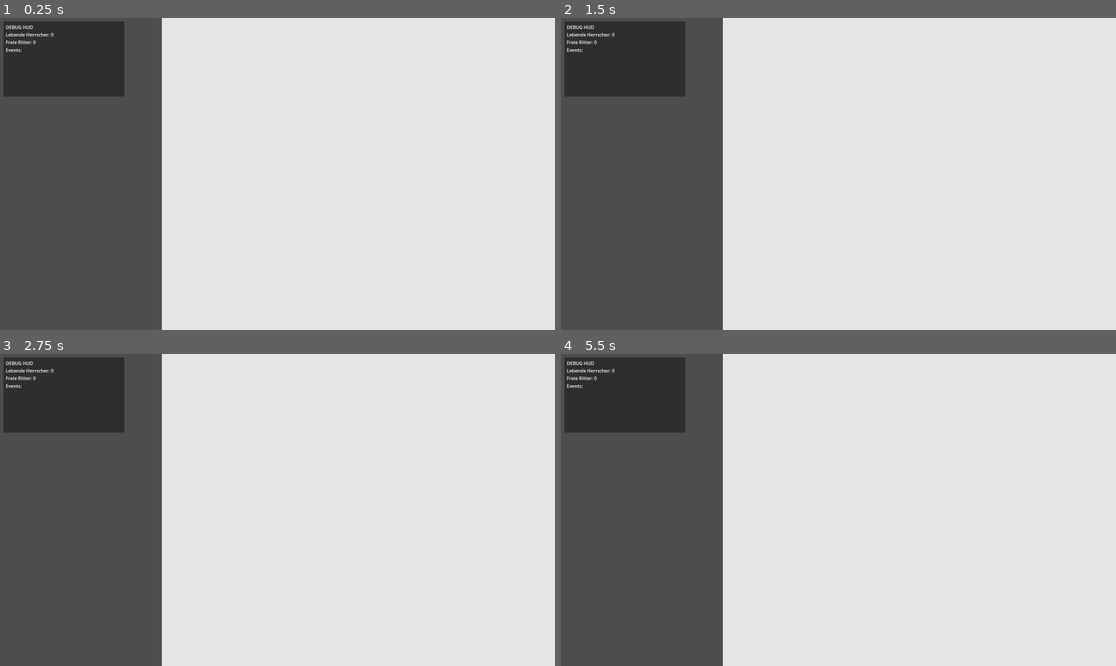
Above: before the commit, frames 1-4 (two rows, left to right).
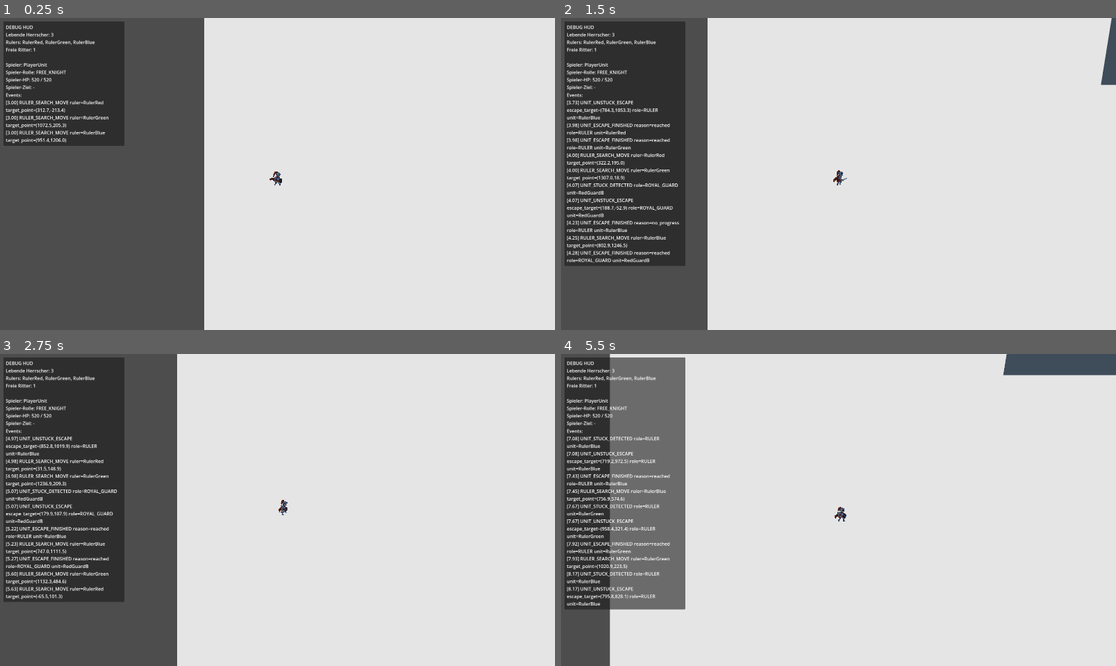
Above: after the commit, the same moments.

Repository: cblab/kingslayer
Game: Godot game, scene res://scenes/Main.tscn
The game is run twice, just before and just after one commit, with the same random seed, the same clock (stepped at 60 frames per second) and the same inputs.
Inputs (mouse positions are in pixels of both pictures, inside the frame that each line leads up to):
- Up to frame 1 (0.25 s): no input
- Up to frame 2 (1.5 s): tap Enter at 0.5 s; move the mouse to (960, 158) at 0.52 s; click (960, 158) at 0.67 s; move the mouse to (727, 189) at 1.27 s; click (727, 189) at 1.42 s
- Up to frame 3 (2.75 s): move the mouse to (333, 441) at 2.02 s; click (333, 441) at 2.17 s
- Up to frame 4 (5.5 s): move the mouse to (810, 572) at 2.77 s; click (810, 572) at 2.92 s; tap Space at 3.5 s; move the mouse to (1005, 556) at 3.52 s; click (1005, 556) at 3.67 s; move the mouse to (672, 463) at 4.27 s; click (672, 463) at 4.42 s; move the mouse to (866, 510) at 5.02 s; click (866, 510) at 5.17 s

The runs differ from the first frame. In frame 1, 11% of the frame differs, in the area x 0-51%, y 0-100%; in frame 2, 14%; in frame 3, 14%; in frame 4, 26%, in the area x 0-100%, y 0-100%.
Error before the commit: Parse Error: Identifier "_last_search_distance" not declared in the current scope. (res://scripts/units/unit.gd:1123)

Commit message:
assets commited

Diff:
--- a/scenes/World.tscn
+++ b/scenes/World.tscn
@@ -1,29 +1,27 @@
-[gd_scene load_steps=3 format=3 uid="uid://b1x2y3z4w5v6u"]
+[gd_scene format=3 uid="uid://b1x2y304w5v6u"]
 
-[ext_resource type="Script" path="res://scripts/world.gd" id="1_world_script"]
+[ext_resource type="Script" uid="uid://ddghdp5h632d3" path="res://scripts/world.gd" id="1_world_script"]
 [ext_resource type="PackedScene" path="res://scenes/units/Unit.tscn" id="2_unit_scene"]
 
-[node name="World" type="Node2D"]
+[node name="World" type="Node2D" unique_id=422315232]
 script = ExtResource("1_world_script")
 
-[node name="Ground" type="Node2D" parent="."]
+[node name="Ground" type="Node2D" parent="." unique_id=1999200667]
 
-[node name="GroundVisual" type="Polygon2D" parent="Ground"]
+[node name="GroundVisual" type="Polygon2D" parent="Ground" unique_id=1133444735]
+position = Vector2(146, 166)
 color = Color(0.9, 0.9, 0.9, 1)
 polygon = PackedVector2Array(-1400, -1300, 3600, -1300, 3600, 2600, -1400, 2600)
 
-[node name="PlayerUnit" parent="." instance=ExtResource("2_unit_scene")]
+[node name="PlayerUnit" parent="." unique_id=963930090 instance=ExtResource("2_unit_scene")]
 position = Vector2(-1000, 2000)
-role = 0
-faction_id = -1
 free_knight_color = Color(0.45, 0.52, 0.62, 1)
 
-[node name="FollowCamera" type="Camera2D" parent="PlayerUnit"]
-enabled = true
+[node name="FollowCamera" type="Camera2D" parent="PlayerUnit" unique_id=693691179]
 position_smoothing_enabled = true
 position_smoothing_speed = 8.0
 
-[node name="RulerRed" parent="." instance=ExtResource("2_unit_scene")]
+[node name="RulerRed" parent="." unique_id=1903510436 instance=ExtResource("2_unit_scene")]
 position = Vector2(120, 120)
 role = 1
 is_player_controlled = false
@@ -31,7 +29,7 @@
 faction_color = Color(0.86, 0.25, 0.25, 1)
 move_speed = 215.0
 
-[node name="RedGuardA" parent="." instance=ExtResource("2_unit_scene")]
+[node name="RedGuardA" parent="." unique_id=1628764257 instance=ExtResource("2_unit_scene")]
 position = Vector2(30, 220)
 role = 2
 is_player_controlled = false
@@ -41,17 +39,16 @@
 faction_color = Color(0.86, 0.25, 0.25, 1)
 move_speed = 265.0
 
-[node name="RedGuardB" parent="." instance=ExtResource("2_unit_scene")]
+[node name="RedGuardB" parent="." unique_id=1161582297 instance=ExtResource("2_unit_scene")]
 position = Vector2(220, 220)
 role = 2
 is_player_controlled = false
 ruler_path = NodePath("../RulerRed")
-guard_slot_index = 0
 faction_id = 1
 faction_color = Color(0.86, 0.25, 0.25, 1)
 move_speed = 265.0
 
-[node name="RulerGreen" parent="." instance=ExtResource("2_unit_scene")]
+[node name="RulerGreen" parent="." unique_id=1353883016 instance=ExtResource("2_unit_scene")]
 position = Vector2(1330, 120)
 role = 1
 is_player_controlled = false
@@ -59,7 +56,7 @@
 faction_color = Color(0.22, 0.76, 0.34, 1)
 move_speed = 215.0
 
-[node name="GreenGuardA" parent="." instance=ExtResource("2_unit_scene")]
+[node name="GreenGuardA" parent="." unique_id=2145199468 instance=ExtResource("2_unit_scene")]
 position = Vector2(1230, 220)
 role = 2
 is_player_controlled = false
@@ -69,17 +66,16 @@
 faction_color = Color(0.22, 0.76, 0.34, 1)
 move_speed = 265.0
 
-[node name="GreenGuardB" parent="." instance=ExtResource("2_unit_scene")]
+[node name="GreenGuardB" parent="." unique_id=1317894314 instance=ExtResource("2_unit_scene")]
 position = Vector2(1430, 220)
 role = 2
 is_player_controlled = false
 ruler_path = NodePath("../RulerGreen")
-guard_slot_index = 0
 faction_id = 2
 faction_color = Color(0.22, 0.76, 0.34, 1)
 move_speed = 265.0
 
-[node name="RulerBlue" parent="." instance=ExtResource("2_unit_scene")]
+[node name="RulerBlue" parent="." unique_id=1785901898 instance=ExtResource("2_unit_scene")]
 position = Vector2(730, 980)
 role = 1
 is_player_controlled = false
@@ -87,7 +83,7 @@
 faction_color = Color(0.24, 0.46, 0.9, 1)
 move_speed = 215.0
 
-[node name="BlueGuardA" parent="." instance=ExtResource("2_unit_scene")]
+[node name="BlueGuardA" parent="." unique_id=553960708 instance=ExtResource("2_unit_scene")]
 position = Vector2(620, 900)
 role = 2
 is_player_controlled = false
@@ -97,86 +93,91 @@
 faction_color = Color(0.24, 0.46, 0.9, 1)
 move_speed = 265.0
 
-[node name="BlueGuardB" parent="." instance=ExtResource("2_unit_scene")]
+[node name="BlueGuardB" parent="." unique_id=22854510 instance=ExtResource("2_unit_scene")]
 position = Vector2(840, 900)
 role = 2
 is_player_controlled = false
 ruler_path = NodePath("../RulerBlue")
-guard_slot_index = 0
 faction_id = 3
 faction_color = Color(0.24, 0.46, 0.9, 1)
 move_speed = 265.0
 
-[node name="Blockers" type="Node2D" parent="."]
+[node name="Blockers" type="Node2D" parent="." unique_id=136723150]
 
-[node name="BlockerTop" type="StaticBody2D" parent="Blockers"]
+[node name="BlockerTop" type="StaticBody2D" parent="Blockers" unique_id=123401838]
 
-[node name="Visual" type="Polygon2D" parent="Blockers/BlockerTop"]
+[node name="Visual" type="Polygon2D" parent="Blockers/BlockerTop" unique_id=1118658753]
 color = Color(0.25, 0.3, 0.35, 1)
 polygon = PackedVector2Array(180, -360, 980, -360, 900, 180, 260, 220)
 
-[node name="Collision" type="CollisionPolygon2D" parent="Blockers/BlockerTop"]
+[node name="Collision" type="CollisionPolygon2D" parent="Blockers/BlockerTop" unique_id=304560254]
 polygon = PackedVector2Array(180, -360, 980, -360, 900, 180, 260, 220)
 
-[node name="BlockerBottom" type="StaticBody2D" parent="Blockers"]
+[node name="BlockerBottom" type="StaticBody2D" parent="Blockers" unique_id=1490541065]
 
-[node name="Visual" type="Polygon2D" parent="Blockers/BlockerBottom"]
+[node name="Visual" type="Polygon2D" parent="Blockers/BlockerBottom" unique_id=2141874887]
+position = Vector2(-13, 286)
 color = Color(0.25, 0.3, 0.35, 1)
 polygon = PackedVector2Array(120, 1380, 980, 1380, 900, 760, 220, 760)
 
-[node name="Collision" type="CollisionPolygon2D" parent="Blockers/BlockerBottom"]
+[node name="Collision" type="CollisionPolygon2D" parent="Blockers/BlockerBottom" unique_id=758472196]
+position = Vector2(-13, 280)
 polygon = PackedVector2Array(120, 1380, 980, 1380, 900, 760, 220, 760)
 
-[node name="BlockerIsland" type="StaticBody2D" parent="Blockers"]
+[node name="BlockerIsland" type="StaticBody2D" parent="Blockers" unique_id=1158685958]
 
-[node name="Visual" type="Polygon2D" parent="Blockers/BlockerIsland"]
+[node name="Visual" type="Polygon2D" parent="Blockers/BlockerIsland" unique_id=1964632665]
 color = Color(0.25, 0.3, 0.35, 1)
 polygon = PackedVector2Array(1260, 260, 1480, 330, 1410, 620, 1180, 560)
 
-[node name="Collision" type="CollisionPolygon2D" parent="Blockers/BlockerIsland"]
+[node name="Collision" type="CollisionPolygon2D" parent="Blockers/BlockerIsland" unique_id=1987109805]
 polygon = PackedVector2Array(1260, 260, 1480, 330, 1410, 620, 1180, 560)
 
-[node name="BlockerWestRidge" type="StaticBody2D" parent="Blockers"]
+[node name="BlockerWestRidge" type="StaticBody2D" parent="Blockers" unique_id=188037226]
 
-[node name="Visual" type="Polygon2D" parent="Blockers/BlockerWestRidge"]
+[node name="Visual" type="Polygon2D" parent="Blockers/BlockerWestRidge" unique_id=761917769]
 color = Color(0.25, 0.3, 0.35, 1)
 polygon = PackedVector2Array(-420, 300, -120, 240, 20, 520, -70, 880, -360, 820, -520, 560)
 
-[node name="Collision" type="CollisionPolygon2D" parent="Blockers/BlockerWestRidge"]
+[node name="Collision" type="CollisionPolygon2D" parent="Blockers/BlockerWestRidge" unique_id=508871511]
 polygon = PackedVector2Array(-420, 300, -120, 240, 20, 520, -70, 880, -360, 820, -520, 560)
 
-[node name="BlockerEastRidge" type="StaticBody2D" parent="Blockers"]
+[node name="BlockerEastRidge" type="StaticBody2D" parent="Blockers" unique_id=1200783766]
 
-[node name="Visual" type="Polygon2D" parent="Blockers/BlockerEastRidge"]
+[node name="Visual" type="Polygon2D" parent="Blockers/BlockerEastRidge" unique_id=1445468008]
 color = Color(0.25, 0.3, 0.35, 1)
 polygon = PackedVector2Array(1700, 280, 2050, 340, 2200, 700, 2040, 1020, 1710, 930, 1600, 560)
 
-[node name="Collision" type="CollisionPolygon2D" parent="Blockers/BlockerEastRidge"]
+[node name="Collision" type="CollisionPolygon2D" parent="Blockers/BlockerEastRidge" unique_id=881999143]
 polygon = PackedVector2Array(1700, 280, 2050, 340, 2200, 700, 2040, 1020, 1710, 930, 1600, 560)
 
-[node name="DebugHud" type="CanvasLayer" parent="."]
+[node name="DebugHud" type="CanvasLayer" parent="." unique_id=2137936414]
 layer = 10
 
-[node name="Panel" type="PanelContainer" parent="DebugHud"]
+[node name="Panel" type="PanelContainer" parent="DebugHud" unique_id=1638570350]
 offset_left = 12.0
 offset_top = 12.0
 offset_right = 430.0
 offset_bottom = 272.0
 
-[node name="Margin" type="MarginContainer" parent="DebugHud/Panel"]
+[node name="Margin" type="MarginContainer" parent="DebugHud/Panel" unique_id=1846855888]
+layout_mode = 2
 theme_override_constants/margin_left = 8
 theme_override_constants/margin_top = 8
 theme_override_constants/margin_right = 8
 theme_override_constants/margin_bottom = 8
 
-[node name="Content" type="VBoxContainer" parent="DebugHud/Panel/Margin"]
+[node name="Content" type="VBoxContainer" parent="DebugHud/Panel/Margin" unique_id=1203900411]
+layout_mode = 2
 
-[node name="StatusLabel" type="Label" parent="DebugHud/Panel/Margin/Content"]
+[node name="StatusLabel" type="Label" parent="DebugHud/Panel/Margin/Content" unique_id=2081919602]
+layout_mode = 2
 size_flags_horizontal = 3
+text = "Debug HUD lädt..."
 autowrap_mode = 2
-text = "Debug HUD lädt..."
 
-[node name="EventsLabel" type="Label" parent="DebugHud/Panel/Margin/Content"]
+[node name="EventsLabel" type="Label" parent="DebugHud/Panel/Margin/Content" unique_id=2120733409]
+layout_mode = 2
 size_flags_horizontal = 3
+text = "Events:"
 autowrap_mode = 2
-text = "Events:"
--- a/scripts/units/unit.gd
+++ b/scripts/units/unit.gd
@@ -1120,7 +1120,6 @@
 	_current_search_target = global_position
 	_next_search_decision_time = 0.0
 	_ruler_search_stuck_timer = 0.0
-	_last_search_distance = INF
 	_guard_return_logged = false
 	_guard_follow_reacquire_cooldown = 0.0
 	_last_guard_follow_point = Vector2.INF
Binary file added: assets/Terrain/Decorations/Bushes/Bushe1.png
Binary file added: assets/Terrain/Decorations/Bushes/Bushe2.png
Binary file added: assets/Terrain/Decorations/Bushes/Bushe3.png
Binary file added: assets/Terrain/Decorations/Bushes/Bushe4.png
Binary file added: assets/Terrain/Decorations/Bushes/Bushes.aseprite
Binary file added: assets/Terrain/Decorations/Clouds/Clouds.aseprite
Binary file added: assets/Terrain/Decorations/Clouds/Clouds_01.png
Binary file added: assets/Terrain/Decorations/Clouds/Clouds_02.png
Binary file added: assets/Terrain/Decorations/Clouds/Clouds_03.png
Binary file added: assets/Terrain/Decorations/Clouds/Clouds_04.png
Binary file added: assets/Terrain/Decorations/Clouds/Clouds_05.png
Binary file added: assets/Terrain/Decorations/Clouds/Clouds_06.png
(and 325 more such lines)
